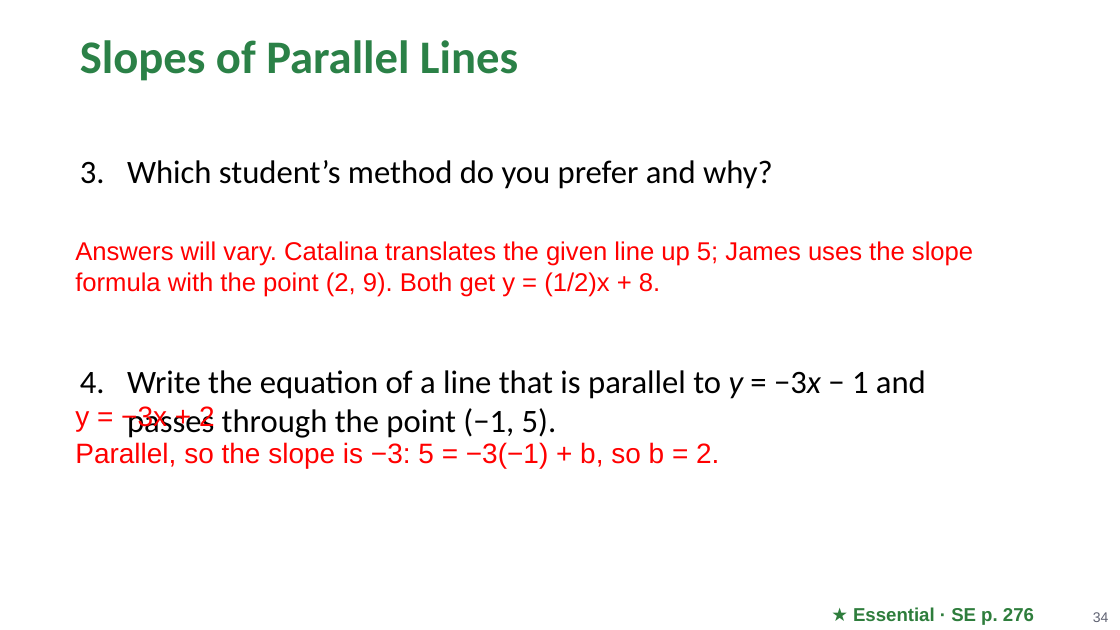
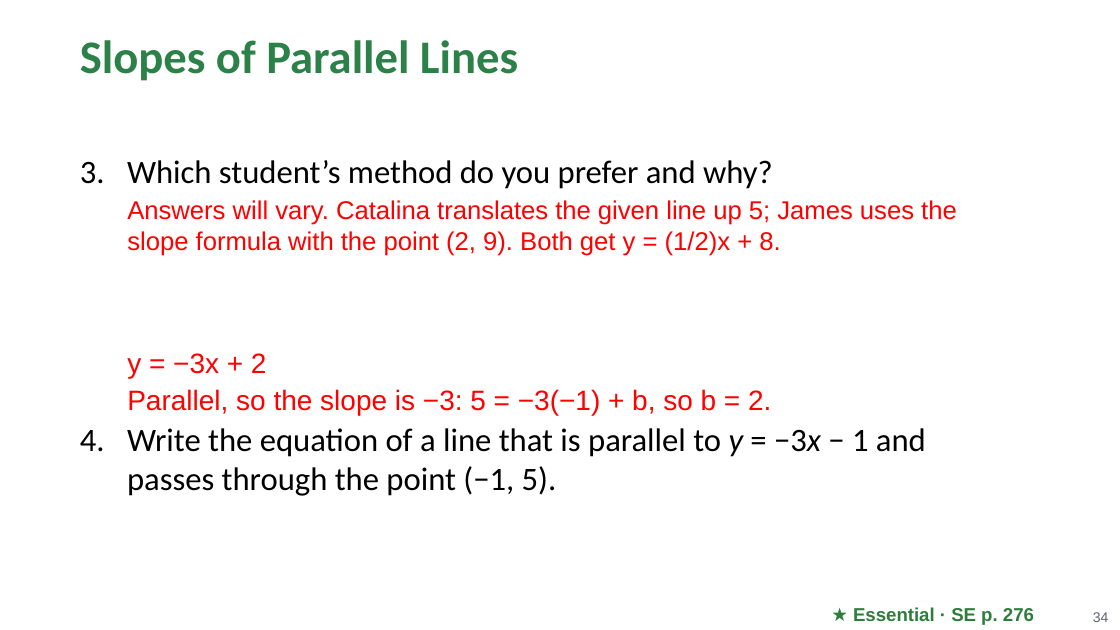
Before and after one commit to Apolloat2022/Algebra1M2U1L4, a slide deck: slide 34 of Module 2 topic 2/BLMathematics_AlgI_M2_T2_L1_LessonSlides_ENG_with_answers.pptx. Drawn at 1120x630 pixels with LibreOffice and Linux fonts; fonts in the diff are those of the drawing; background and template pictures are left out. Boxes give left, top, right and bottom in pixels: in the first picture for what was removed or moved away, otherwise in the second. Text is boxed around its words. In the diff, an @@ line names an element or a change of style, - is before the commit and + after.

```diff
--- a/Module 2 topic 2/BLMathematics_AlgI_M2_T2_L1_LessonSlides_ENG_with_answers.pptx
+++ b/Module 2 topic 2/BLMathematics_AlgI_M2_T2_L1_LessonSlides_ENG_with_answers.pptx
@@ text "Which student’s method do you ..." at (x1=127, y1=160, x2=926, y2=496): more space between paragraphs @@
@@ text "Answers will vary. Catalina translates ..." rewrapped from (x1=75, y1=241, x2=973, y2=297) to (x1=127, y1=200, x2=957, y2=256) @@
@@ text "y = −3x + 2" moved from (x1=75, y1=406, x2=719, y2=468) to (x1=127, y1=353, x2=771, y2=415) @@
```
Also in this commit, not shown: 12 other slides changed, 4 other files.
